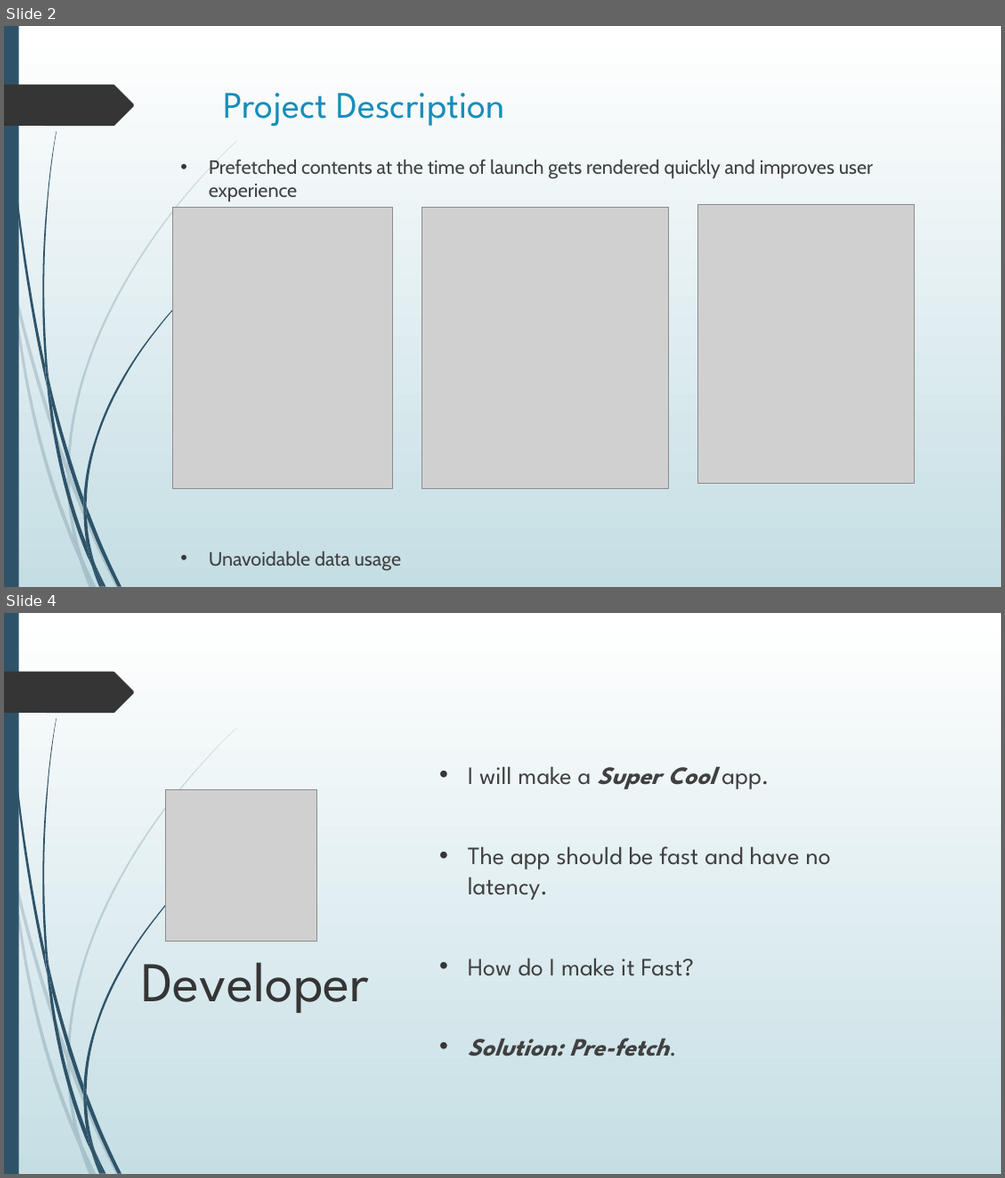
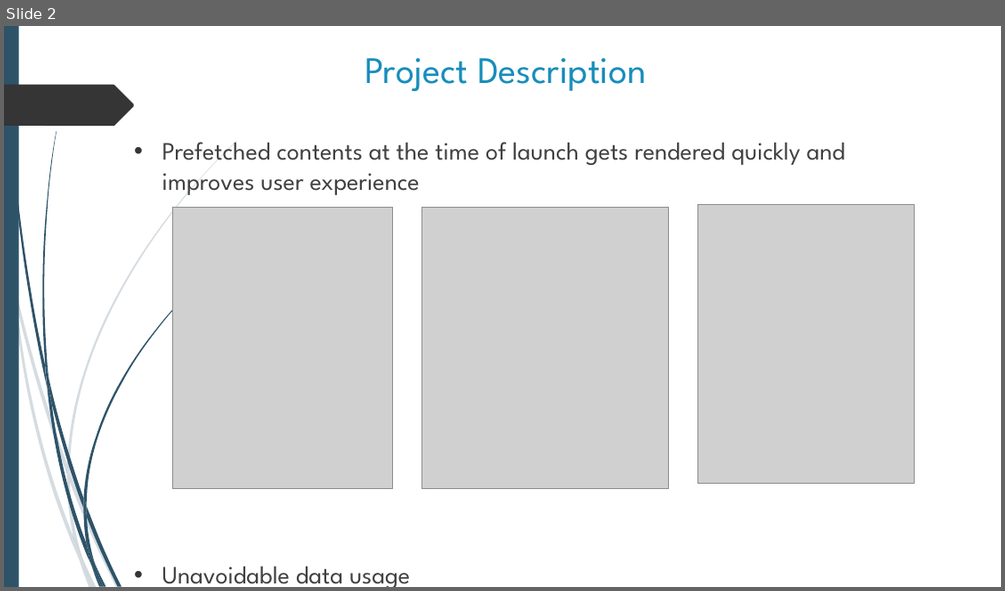
Before and after one commit to shahamish150294/PrefetchProcrastinatorAndroid, a slide deck: Prefetch Procrastinator Final Presentation.pptx. Shown one above the other, each under a label of ours: slides 2 and 4 before the commit, slide 2 after it; the slides between them are not shown. The pictures are 1005x1178 and 1005x591 pixels, drawn with LibreOffice and Linux fonts; fonts in the diff are those of the drawing; grey boxes stand for pictures. Boxes give left, top, right and bottom in pixels: in the first picture for what was removed or moved away, otherwise in the second. Text is boxed around its words. In the diff, an @@ line names an element or a change of style, - is before the commit and + after.

```diff
--- a/Prefetch Procrastinator Final Presentation.pptx
+++ b/Prefetch Procrastinator Final Presentation.pptx
@@ slide 4 removed at (4, 613, 1001, 1174), background gradient #FFFFFF to #C5DEE5; not listed: 24 template elements that a slide beside it also shows @@
@@ text removed at (468, 766, 831, 1056) @@
-• I will make a Super Cool app.
-• The app should be fast and have no latency.
-• How do I make it Fast?
-• Solution: Pre-fetch.
@@ picture removed at (165, 789, 317, 941) @@
@@ text removed at (141, 962, 369, 1013) @@
-Developer
@@ slide 2 changed as well @@
@@ background gradient #FFFFFF to #C5DEE5 to #FFFFFF @@
@@ title "Project Description": place and size @@
-title "Project Description" at (224, 93, 505, 127)
+title "Project Description" at (364, 58, 647, 92)
@@ title "Project Description" at (364, 58, 647, 92): alignment left to centre @@
@@ text "Prefetched contents at the time ...": place and size @@
-text "Prefetched contents at the time ..." at (209, 160, 873, 566)
+text "Prefetched contents at the time ..." at (162, 142, 845, 587)
@@ text "Prefetched contents at the time ..." at (162, 142, 845, 587): size 18.5 to 24 pt, font Cabin to League Spartan @@
```
Also in this commit, not shown: 14 other slides changed, 5 other slides removed.
